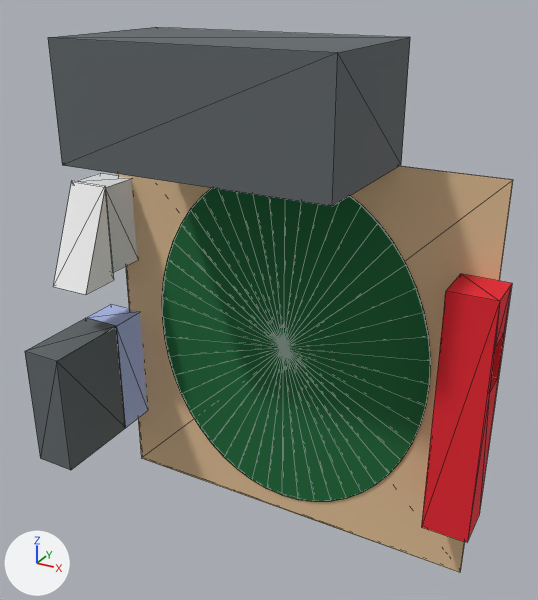
The COLLADA model install/pioneer/share/pioneer/src/meshes/james_oval.dae: old version first, new version second.
The view is the same before and after, from a 50 mm lens placed at (144.0, -278.0, 161.0), pointed at (3.0, -23.0, 33.0). Arrows for +X, +Y and +Z are at lower left; the lights stay in place. The first picture is the older version. Mesh edges are drawn as thin lines. Where no turn or scale is listed for an object, it has been applied to the vertices.

The first picture shows 'node_1e695a0d_6730_49bc_9f8c_6fcb3a165be2_mesh0', 'node_2455d02f_f1ba_4e77_9134_c9d42f2fc182_mesh0', 'node_27a095b1_c691_4b49_acfd_b23de4ad1c63_mesh0', 'node_36560d71_d9a5_4bee_8c9d_070e53fd227f_mesh0', 'node_792c4019_36e4_43a0_ba90_96972b8fd096_mesh0', 'node_dc074b1f_3ad0_4b83_8aab_dae45ee540bb_mesh0', 'node_e90011a0_11fc_489e_bde5_ad94cb27e9d5_mesh0', 'node_ed125dd3_265e_4f88_911d_0f231d19a8d7_mesh0'.
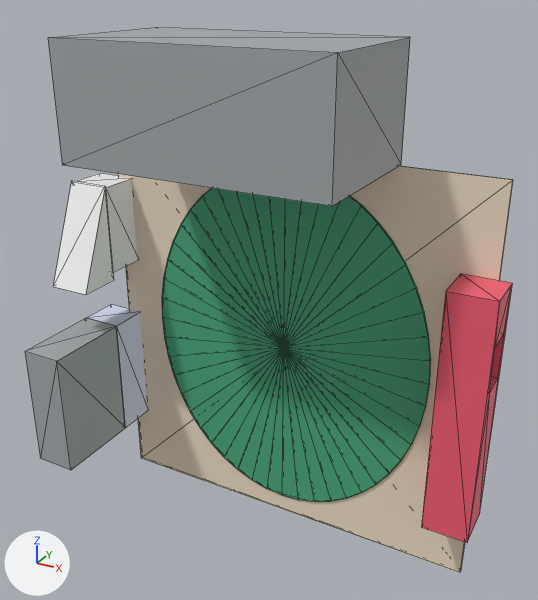
Where the newer file only moved an object's origin or applied its transform, the numbers keep the older frame.

Diff of the bpy script that builds the scene:
```diff
--- a/install/pioneer/share/pioneer/src/meshes/james_oval.dae.py
+++ b/install/pioneer/share/pioneer/src/meshes/james_oval.dae.py
@@ mat_color_14860437 @@
+mat_color_14860437 = principled_material('color_14860437')
+mat_color_14860437.base_color = (0.886, 0.753, 0.584)  # beige #f2e1c9
@@ mat_color_6383466 @@
+mat_color_6383466 = principled_material('color_6383466')
+mat_color_6383466.base_color = (0.38, 0.404, 0.416)  # grey #a6aaad
@@ mat_color_11452141 @@
+mat_color_11452141 = principled_material('color_11452141')
+mat_color_11452141.base_color = (0.682, 0.745, 0.929)  # pale blue #d7e0f7
@@ mat_color_15277357 @@
+mat_color_15277357 = principled_material('color_15277357')
+mat_color_15277357.base_color = (0.914, 0.114, 0.176)  # red #f55f74
@@ mat_color_1206582 @@
+mat_color_1206582 = principled_material('color_1206582')
+mat_color_1206582.base_color = (0.0706, 0.412, 0.212)  # green #4bac7f
@@ me_node_dc074b1f_3ad0_4b83_8aab_dae45ee540bb_mesh0 @@
 me_node_dc074b1f_3ad0_4b83_8aab_dae45ee540bb_mesh0.from_pydata(...)  # 8 vertices, 12 faces; spans x -92.0..93.0, y -1.0..0.0, z -95.0..91.0
+# me_node_dc074b1f_3ad0_4b83_8aab_dae45ee540bb_mesh0 part 7: 12 faces spanning x -92.0..93.0, y -1.0..0.0, z -95.0..91.0 switch from mat_mat_0 (beige #e2c095) to mat_color_14860437 (beige #f2e1c9)
@@ me_node_1e695a0d_6730_49bc_9f8c_6fcb3a165be2_mesh0 @@
 me_node_1e695a0d_6730_49bc_9f8c_6fcb3a165be2_mesh0.from_pydata(...)  # 8 vertices, 12 faces; spans x -104.7..-84.7, y -62.0..-20.0, z -60.7..-0.7
+# me_node_1e695a0d_6730_49bc_9f8c_6fcb3a165be2_mesh0 part 6: 12 faces spanning x -104.7..-84.7, y -62.0..-20.0, z -60.7..-0.7 switch from mat_mat_1 (dark grey #61676a) to mat_color_6383466 (grey #a6aaad)
@@ me_node_e90011a0_11fc_489e_bde5_ad94cb27e9d5_mesh0 @@
 me_node_e90011a0_11fc_489e_bde5_ad94cb27e9d5_mesh0.from_pydata(...)  # 8 vertices, 12 faces; spans x -105.0..-85.0, y -20.0..0.0, z -61.0..-1.0
+# me_node_e90011a0_11fc_489e_bde5_ad94cb27e9d5_mesh0 part 5: 12 faces spanning x -105.0..-85.0, y -20.0..0.0, z -61.0..-1.0 switch from mat_mat_2 (blue #aebeed) to mat_color_11452141 (pale blue #d7e0f7)
@@ me_node_2455d02f_f1ba_4e77_9134_c9d42f2fc182_mesh0 @@
 me_node_2455d02f_f1ba_4e77_9134_c9d42f2fc182_mesh0.from_pydata(...)  # 8 vertices, 12 faces; spans x -65.0..50.0, y -65.0..0.0, z 92.0..139.0
+# me_node_2455d02f_f1ba_4e77_9134_c9d42f2fc182_mesh0 part 4: 12 faces spanning x -65.0..50.0, y -65.0..0.0, z 92.0..139.0 switch from mat_mat_1 (dark grey #61676a) to mat_color_6383466 (grey #a6aaad)
@@ me_node_27a095b1_c691_4b49_acfd_b23de4ad1c63_mesh0 @@
 me_node_27a095b1_c691_4b49_acfd_b23de4ad1c63_mesh0.from_pydata(...)  # 16 vertices, 32 faces; spans x 77.9..97.9, y -21.0..-1.0, z -59.2..51.8
 # verts and faces of me_node_27a095b1_c691_4b49_acfd_b23de4ad1c63_mesh0; kept vertices keep their numbers, new ones are numbered from 16
+# me_node_27a095b1_c691_4b49_acfd_b23de4ad1c63_mesh0 part 2
+delete_faces([(0, 12, 13), (0, 13, 15)])
+faces += [(12, 13, 15), (0, 12, 15)]
+# me_node_27a095b1_c691_4b49_acfd_b23de4ad1c63_mesh0 part 3: 30 faces spanning x 77.9..97.9, y -21.0..-1.0, z -59.2..51.8 switch from mat_mat_5 (red #e91d2d) to mat_color_15277357 (red #f55f74)
@@ me_node_ed125dd3_265e_4f88_911d_0f231d19a8d7_mesh0 @@
 me_node_ed125dd3_265e_4f88_911d_0f231d19a8d7_mesh0.from_pydata(...)  # 98 vertices, 192 faces; spans x -70.0..70.0, y -2.0..-1.0, z -85.0..85.0
+# me_node_ed125dd3_265e_4f88_911d_0f231d19a8d7_mesh0 part 1: 192 faces spanning x -70.0..70.0, y -2.0..-1.0, z -85.0..85.0 switch from mat_mat_6 (dark green #126936) to mat_color_1206582 (green #4bac7f)
```

Location of each change, (x1, y1, x2, y2) in pixels of the pictures (538 x 600 px; the box of a moved part takes in the faces that stretch with it):
part 1 of me_node_ed125dd3_265e_4f88_911d_0f231d19a8d7_mesh0, recoloured (dark green to green): (162, 188, 431, 502) in both
part 2 of me_node_27a095b1_c691_4b49_acfd_b23de4ad1c63_mesh0, moved or reshaped: (421, 291, 500, 542) in both
part 3 of me_node_27a095b1_c691_4b49_acfd_b23de4ad1c63_mesh0, recoloured (lighter): (446, 274, 512, 542) in both
part 4 of me_node_2455d02f_f1ba_4e77_9134_c9d42f2fc182_mesh0, recoloured (dark grey to grey): (48, 27, 410, 206) in both
part 5 of me_node_e90011a0_11fc_489e_bde5_ad94cb27e9d5_mesh0, recoloured (blue to pale blue): (87, 304, 147, 427) in both
part 6 of me_node_1e695a0d_6730_49bc_9f8c_6fcb3a165be2_mesh0, recoloured (dark grey to grey): (25, 318, 126, 470) in both
part 7 of me_node_dc074b1f_3ad0_4b83_8aab_dae45ee540bb_mesh0, recoloured: (118, 166, 513, 573) in both
